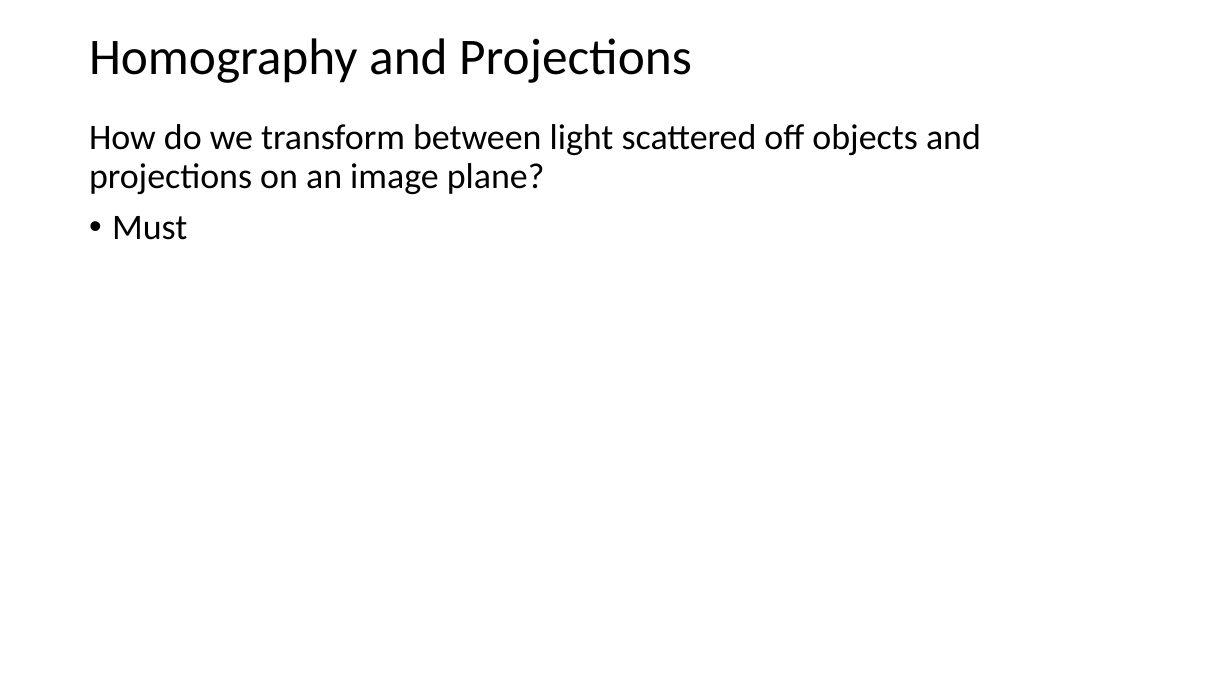
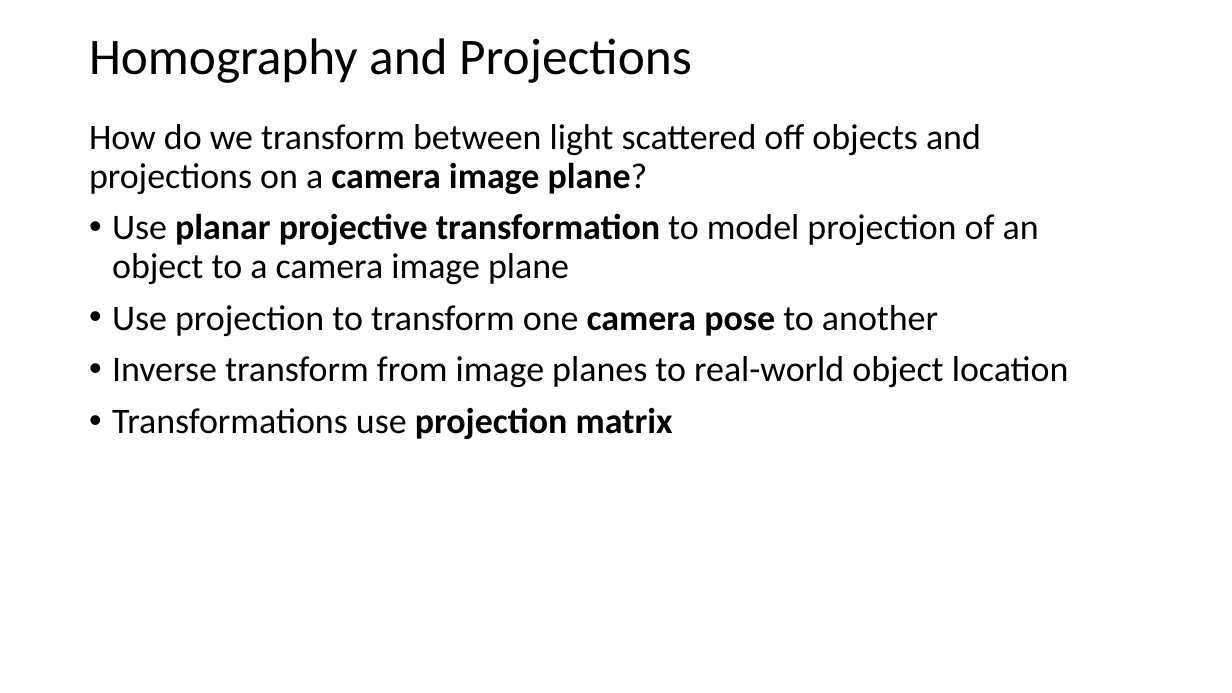
Before and after one commit to StephenElston/CSCI-E25, a slide deck: slide 2 of Slides/8_HomographyProjection.pptx. Drawn at 1232x693 pixels with LibreOffice and Linux fonts; fonts in the diff are those of the drawing. Boxes give left, top, right and bottom in pixels: in the first picture for what was removed or moved away, otherwise in the second. Text is boxed around its words. In the diff, an @@ line names an element or a change of style, - is before the commit and + after.

Commit message:
Updated slides

```diff
--- a/Slides/8_HomographyProjection.pptx
+++ b/Slides/8_HomographyProjection.pptx
@@ text at bbox=[89, 124, 1069, 439]: text changed @@
-How do we transform between light scattered off objects and projections on an image plane?
-• Must
+How do we transform between light scattered off objects and projections on a camera image plane?
+• Use planar projective transformation to model projection of an object to a camera image plane
+• Use projection to transform one camera pose to another
+• Inverse transform from image planes to real-world object location
+• Transformations use projection matrix
```
Also in this commit, not shown: 3 other slides changed.
